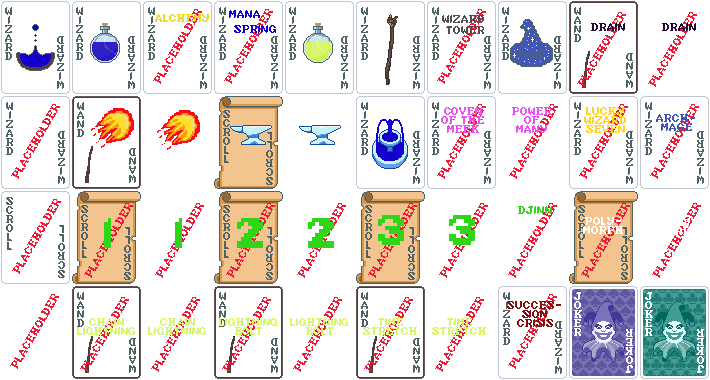
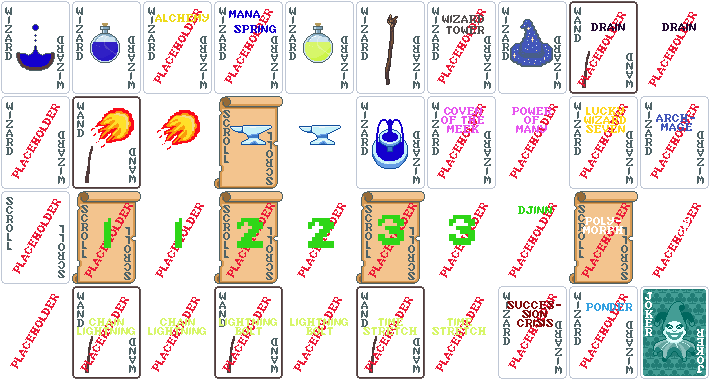
Layers edited between the first and the second w=710, h=380 image:
added layer "Placeholder Ponder" above "Placeholder wizard template" over [572, 289, 635, 376]
